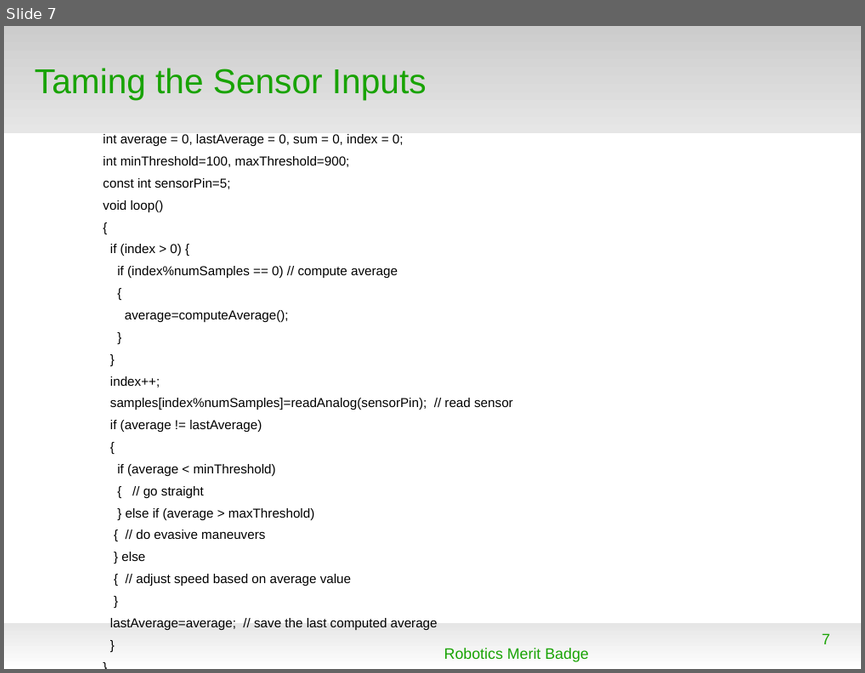
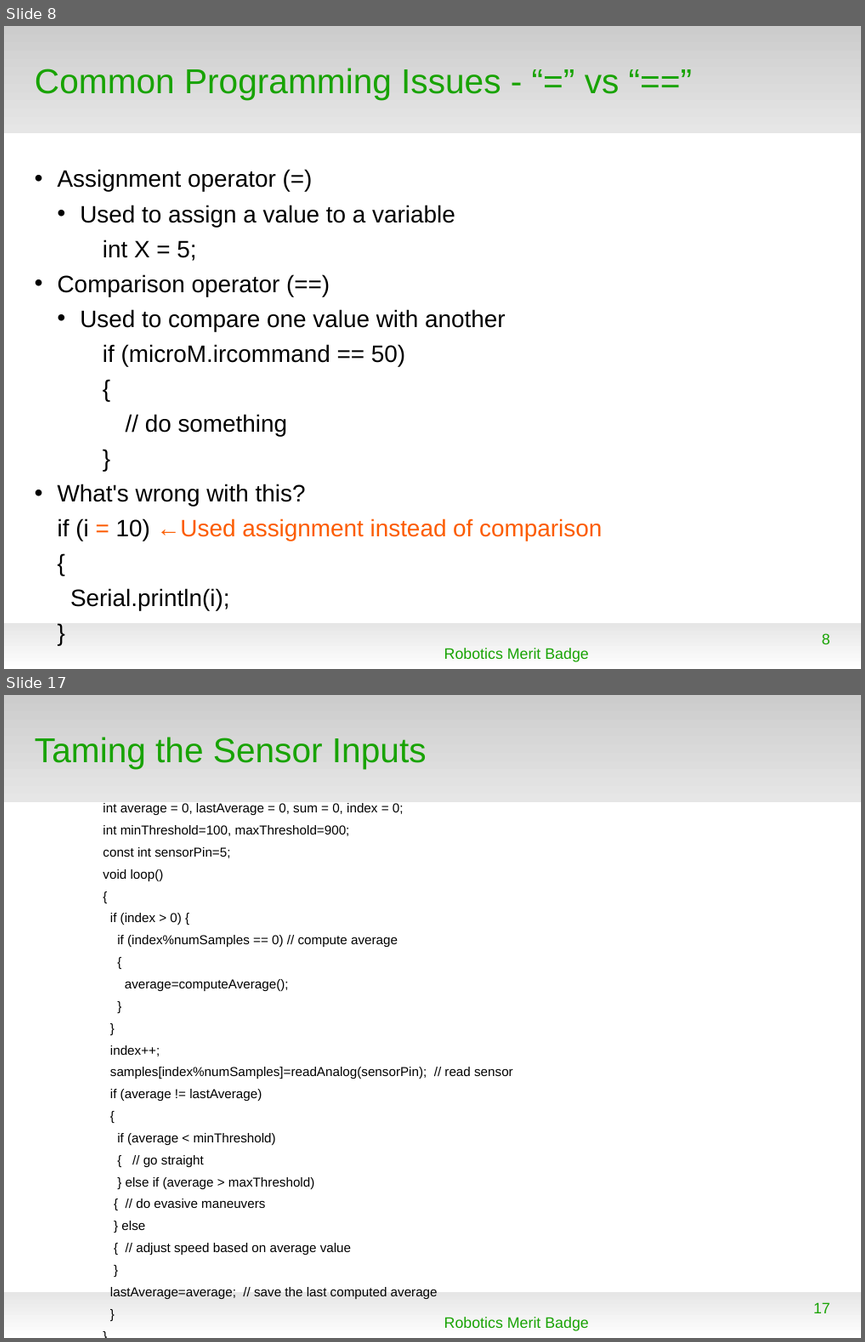
Before and after one commit to spiderman-2099/RoboticsMB, a slide deck: doc/RMB_Session3.odp. Shown one above the other, each under a label of ours: slide 7 before the commit, slides 8 and 17 after it; the slides between them are not shown. The pictures are 865x673 and 865x1342 pixels, drawn with LibreOffice and Linux fonts; fonts in the diff are those of the drawing; background and template pictures are left out. Boxes give left, top, right and bottom in pixels: in the first picture for what was removed or moved away, otherwise in the second. Text is boxed around its words. In the diff, an @@ line names an element or a change of style, - is before the commit and + after.

```diff
--- a/doc/RMB_Session3.odp
+++ b/doc/RMB_Session3.odp
@@ slide 8 added at box(4, 26, 861, 669), background #FFFFFF; not listed: 2 template elements that a slide beside it also shows @@
@@ title added at box(35, 68, 619, 99), 32 pt, text #18A303 @@
+Common Programming Issues - “=” vs “==”
@@ text added at box(58, 169, 602, 611), 22 pt, text #000000 @@
+• Assignment operator (=)
+  • Used to assign a value to a variable
+    int X = 5;
+• Comparison operator (==)
+  • Used to compare one value with another
+    if (microM.ircommand == 50)
+    {
+      // do something
+    }
+• What's wrong with this?
+if (i = 10) ←Used assignment instead of comparison
+{
+Serial.println(i);
+}
@@ page number added at box(822, 633, 830, 644), 14 pt, text #18A303 @@
+8
@@ text added at box(444, 647, 588, 662), 14 pt, text #18A303 @@
+Robotics Merit Badge
@@ what was slide 7 is now slide 17 @@
@@ page number at box(813, 1302, 830, 1313): text changed @@
-7
+17
```
Also in this commit, not shown: 4 slides changed, 9 other slides added, 2 other files.
